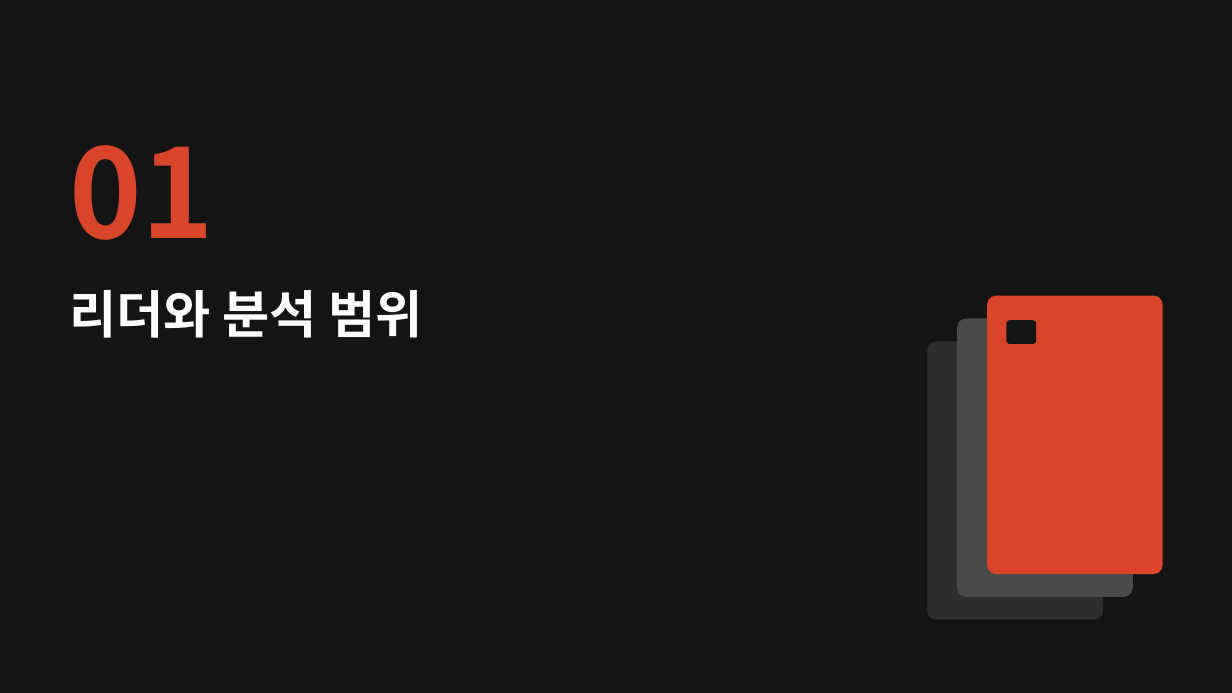
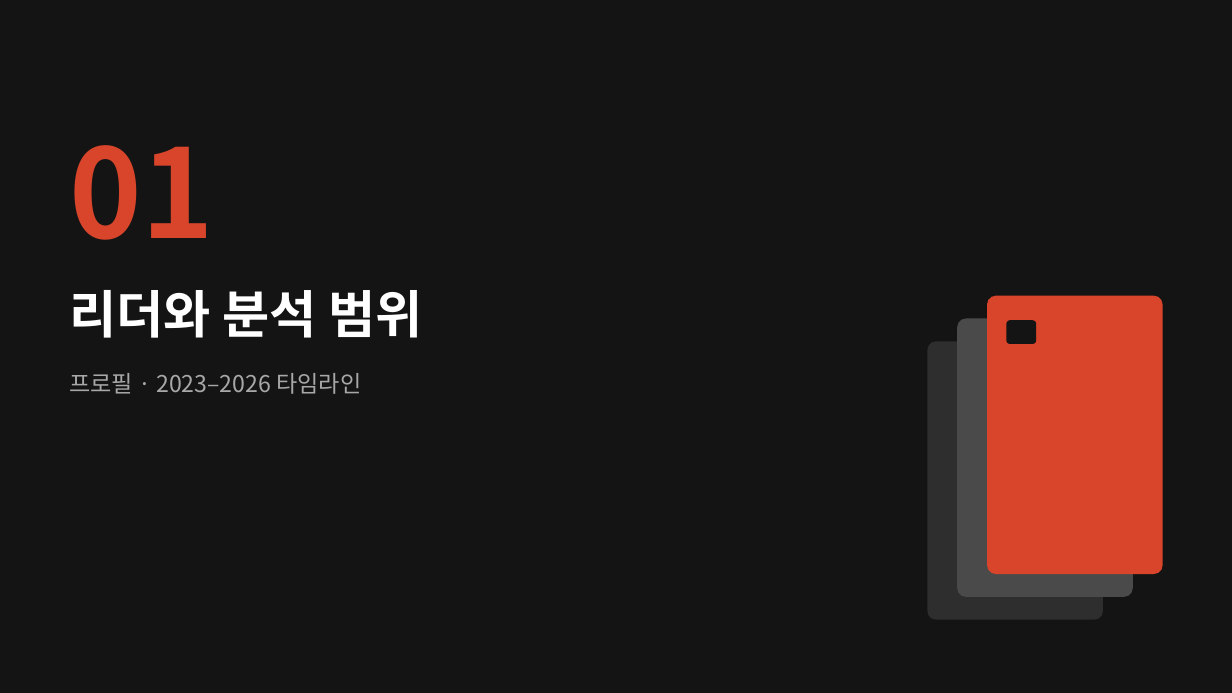
Before and after one commit to NATHAN18-ABLE/for-nathan, a slide deck: slide 4 of leadership-ppt/leadership-final.pptx. Drawn at 1232x693 pixels with LibreOffice and Linux fonts; fonts in the diff are those of the drawing. Boxes give left, top, right and bottom in pixels: in the first picture for what was removed or moved away, otherwise in the second. Text is boxed around its words. In the diff, an @@ line names an element or a change of style, - is before the commit and + after.

```diff
--- a/leadership-ppt/leadership-final.pptx
+++ b/leadership-ppt/leadership-final.pptx
@@ text added at box(69, 373, 361, 394), 18 pt, text #A8A8A8 @@
+프로필 · 2023–2026 타임라인
```
Also in this commit, not shown: 7 other slides changed, 10 other files.
